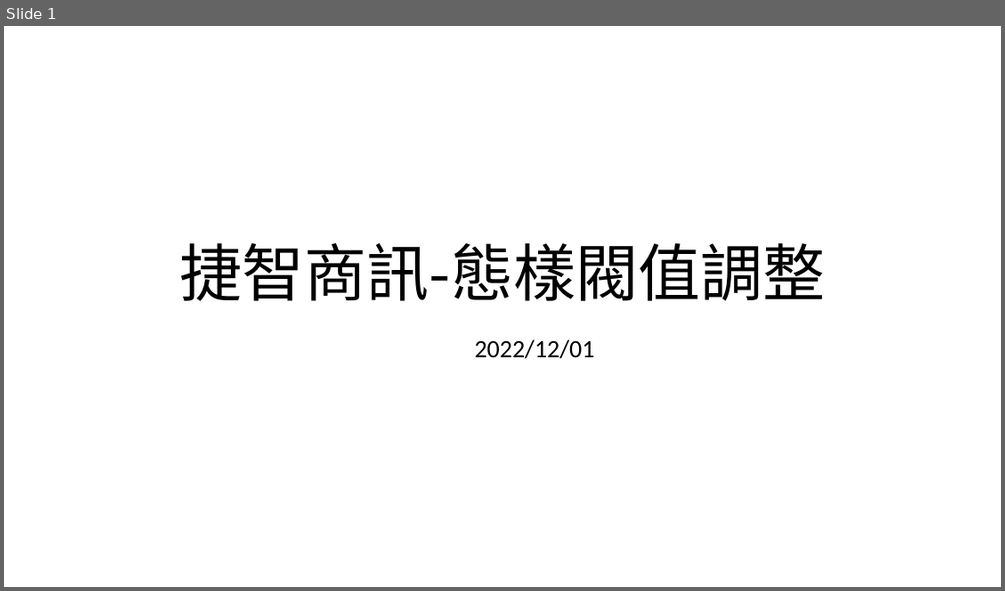
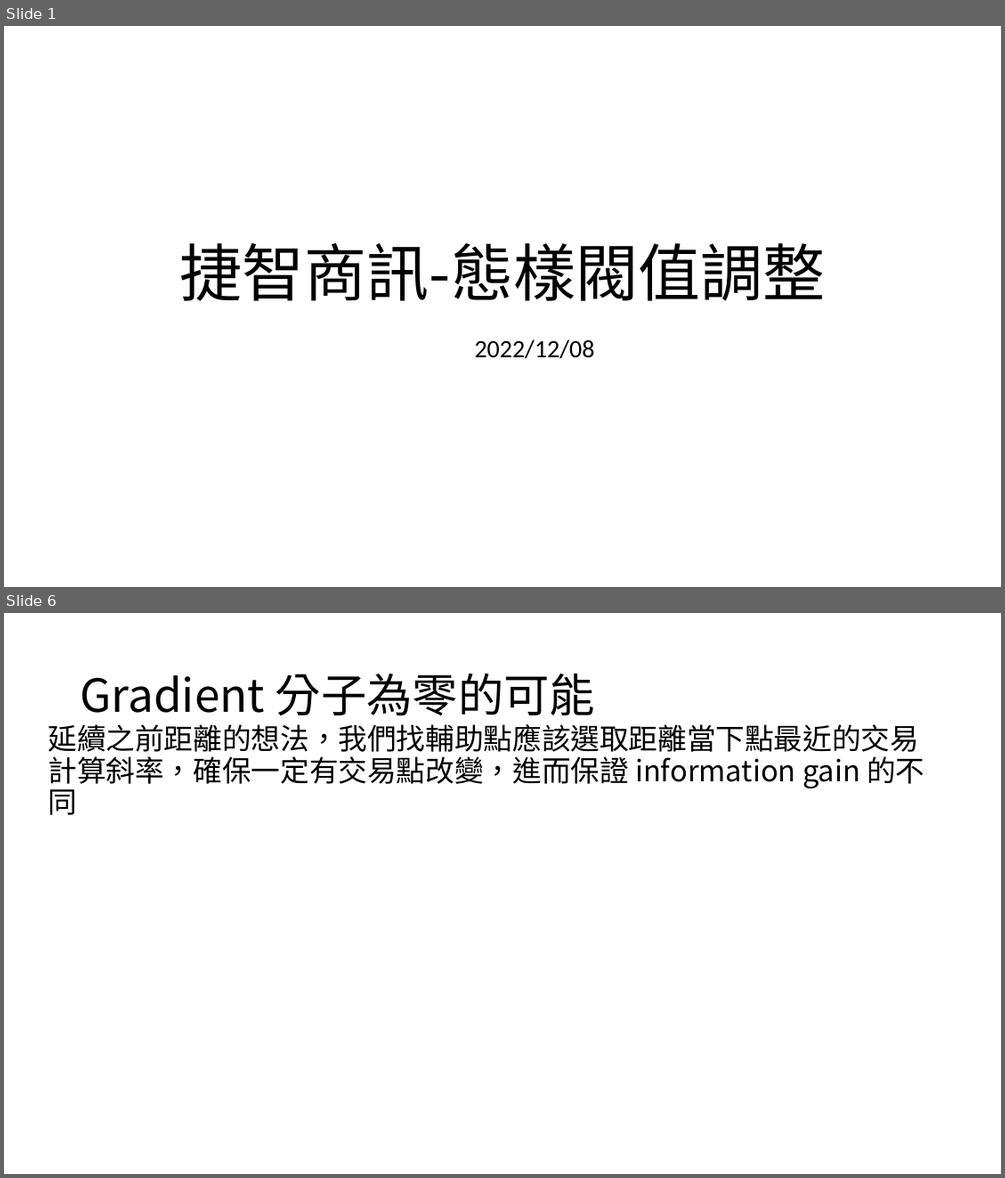
Before and after one commit to eason758/MetaEdge, a slide deck: ppt/20221208.pptx. Shown one above the other, each under a label of ours: slide 1 before the commit, slides 1 and 6 after it; the slides between them are not shown. The pictures are 1005x591 and 1005x1178 pixels, drawn with LibreOffice and Linux fonts; fonts in the diff are those of the drawing. Boxes give left, top, right and bottom in pixels: in the first picture for what was removed or moved away, otherwise in the second. Text is boxed around its words. In the diff, an @@ line names an element or a change of style, - is before the commit and + after.

```diff
--- a/ppt/20221208.pptx
+++ b/ppt/20221208.pptx
@@ slide 6 added at [4, 613, 1001, 1174], background #FFFFFF @@
@@ title added at [80, 674, 595, 716], 44 pt, text #000000 @@
+Gradient 分子為零的可能
@@ text added at [48, 724, 924, 815], 28 pt, text #000000 @@
+延續之前距離的想法，我們找輔助點應該選取距離當下點最近的交易計算斜率，確保一定有交易點改變，進而保證 information gain 的不同
@@ slide 1 changed as well @@
@@ subtitle at [475, 339, 595, 359]: text changed @@
-2022/12/01
+2022/12/08
```
Also in this commit, not shown: 6 other slides added, 8 slides removed, 3 other files.
